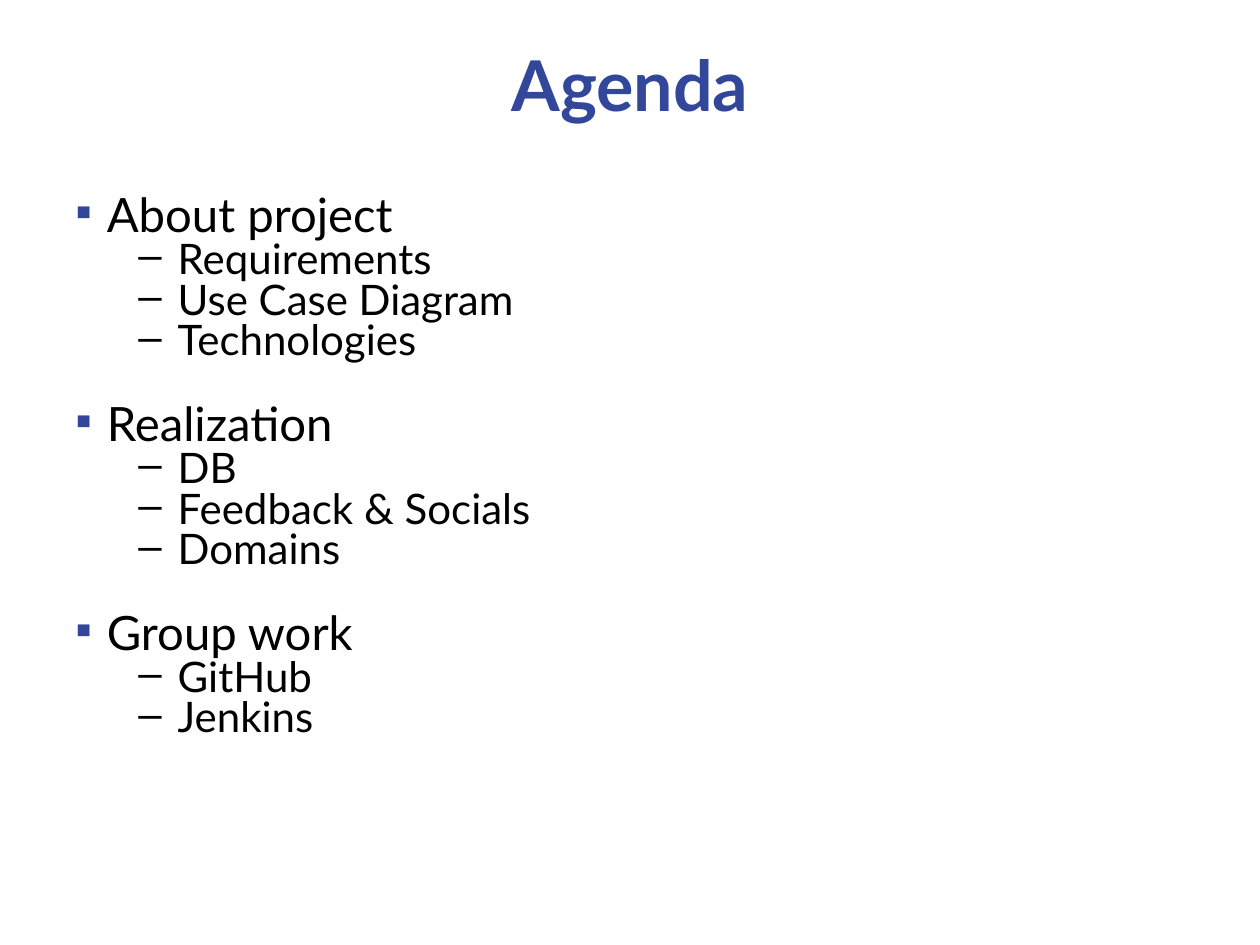
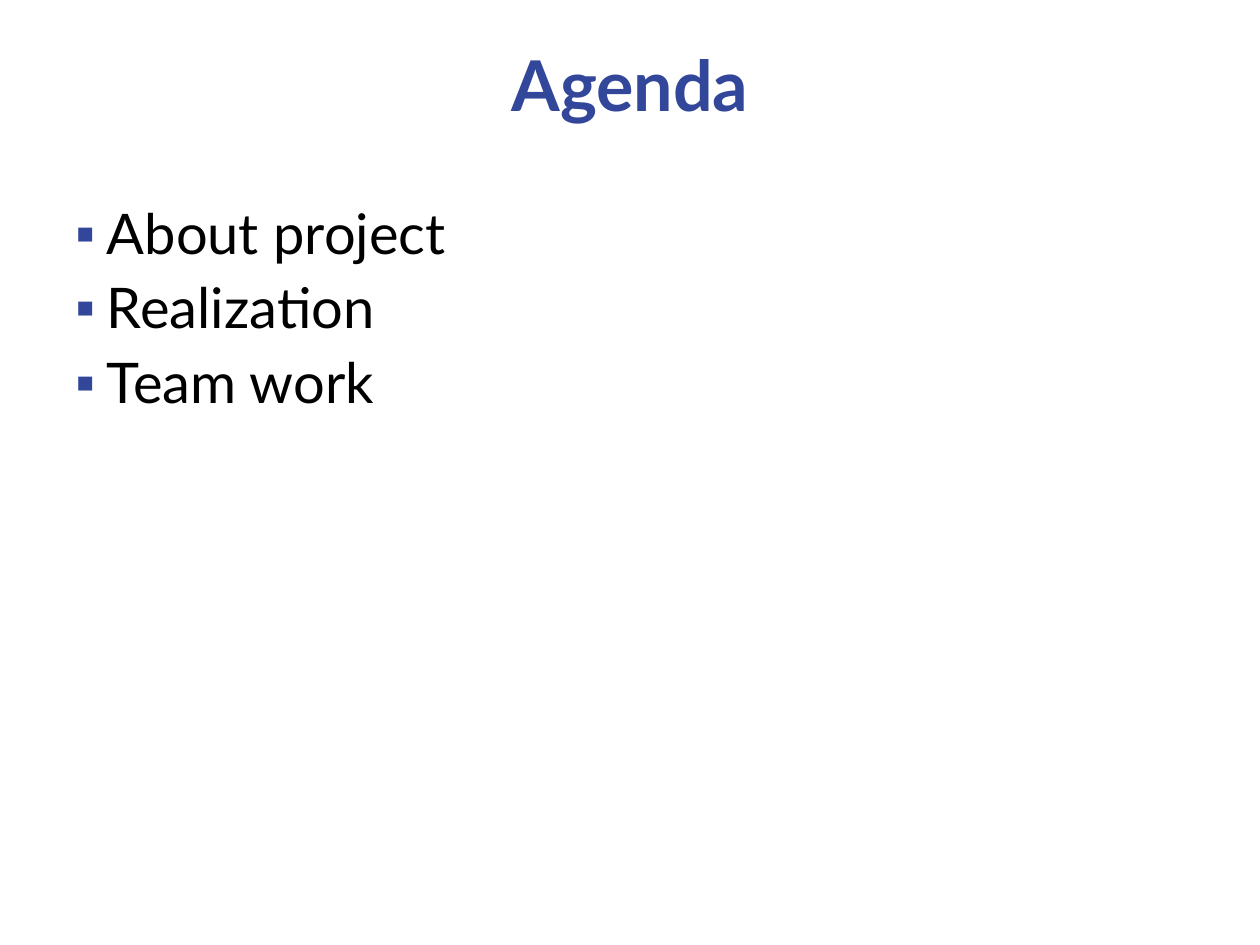
Before and after one commit to if-056-java/animalsRepo, a slide deck: slide 2 of offering demo/Java_IF_056_OD.ppt. Drawn at 1260x945 pixels with LibreOffice and Linux fonts; fonts in the diff are those of the drawing; background and template pictures are left out. Boxes give left, top, right and bottom in pixels: in the first picture for what was removed or moved away, otherwise in the second. Text is boxed around its words. In the diff, an @@ line names an element or a change of style, - is before the commit and + after.

Commit message:
Final presentation changed

```diff
--- a/offering demo/Java_IF_056_OD.ppt
+++ b/offering demo/Java_IF_056_OD.ppt
@@ text at [107, 212, 445, 329]: size 27 to 32 pt in "About project", "Realization"; line spacing 0.6 to 0.9; more space between paragraphs @@
@@ text at [178, 238, 514, 363]: paragraphs removed @@
-  – Requirements
-  – Use Case Diagram
-  – Technologies
@@ text at [107, 361, 374, 404]: text changed; size 24 to 32 pt @@
-  – DB
-  – Feedback & Socials
-  – Domains
-▪ Group work
-  – GitHub
-  – Jenkins
+▪ Team work
```
Also in this commit, not shown: 1 other slide changed.
